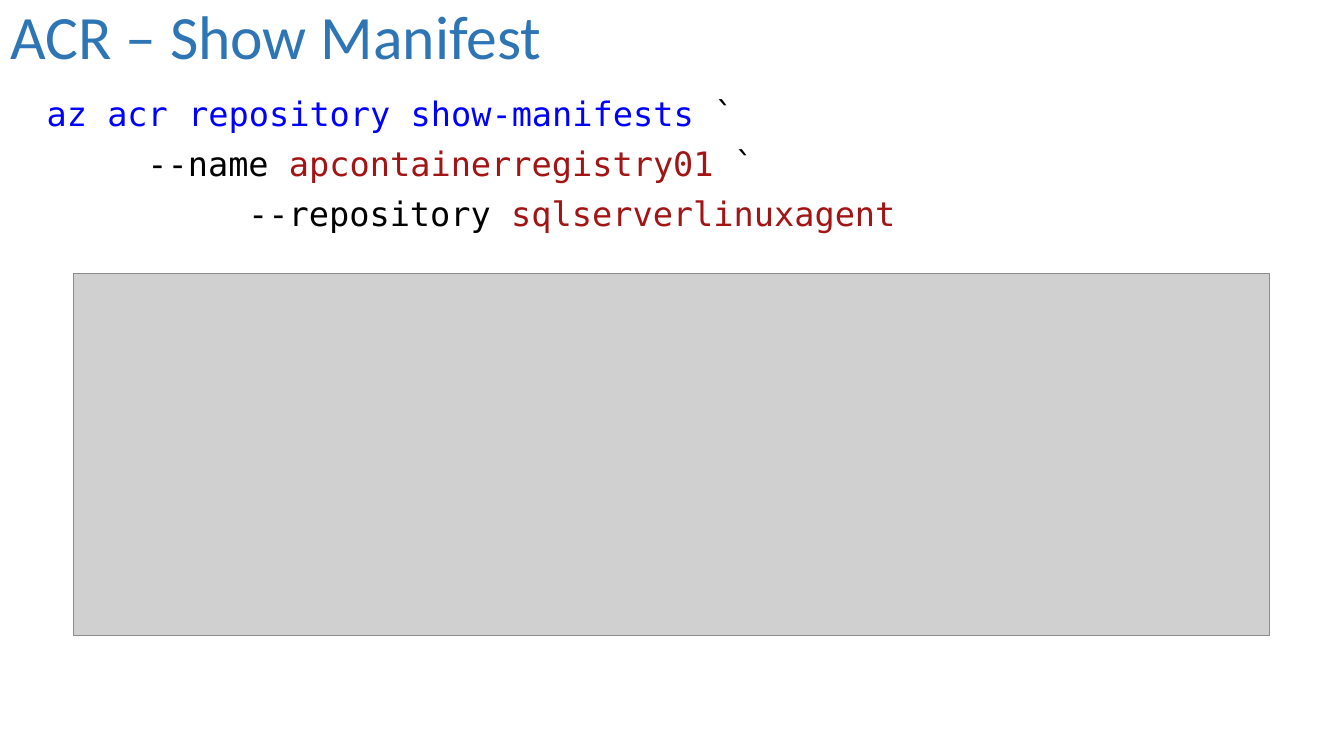
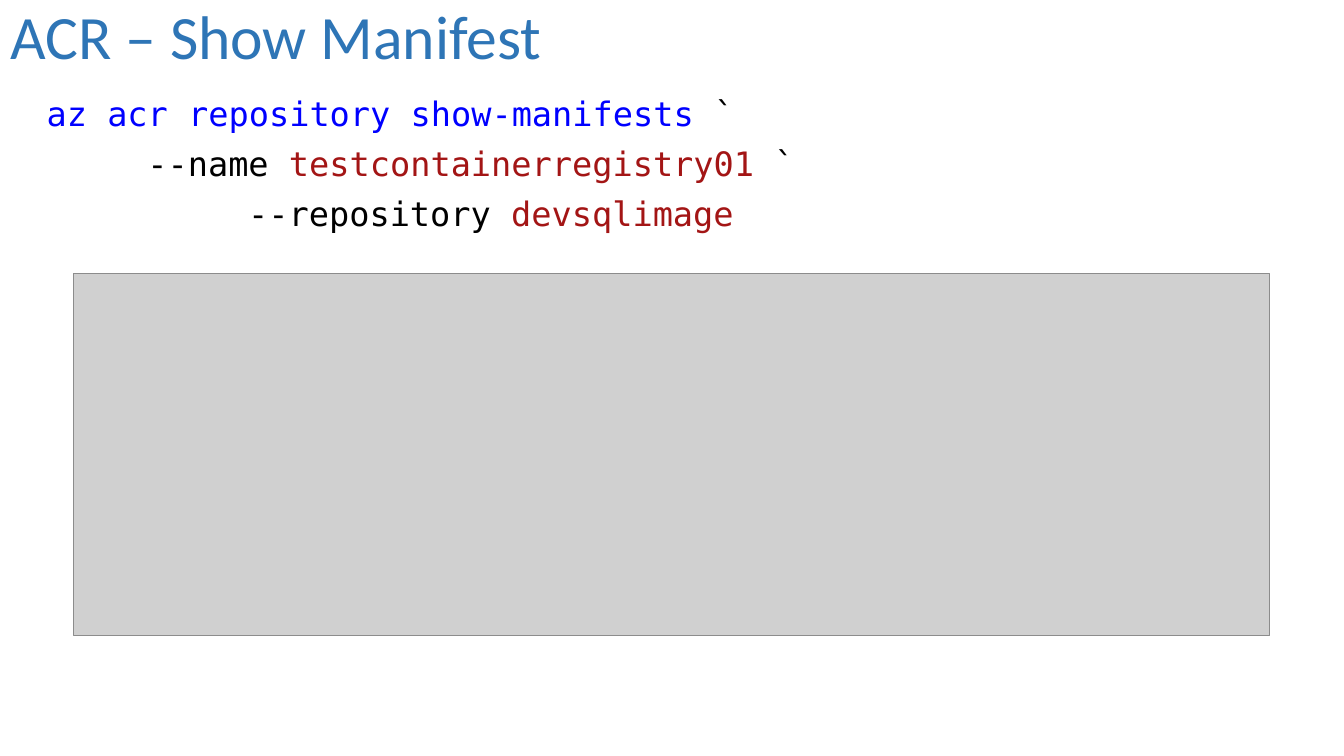
Before and after one commit to dbafromthecold/ContainersInTheCloud, a slide deck: slide 26 of ContainersInTheCloud.pptx. Drawn at 1344x756 pixels with LibreOffice and Linux fonts; fonts in the diff are those of the drawing; grey boxes stand for pictures; background and template pictures are left out. Boxes give left, top, right and bottom in pixels: in the first picture for what was removed or moved away, otherwise in the second. Text is boxed around its words. In the diff, an @@ line names an element or a change of style, - is before the commit and + after.

```diff
--- a/ContainersInTheCloud.pptx
+++ b/ContainersInTheCloud.pptx
@@ text at [147, 150, 754, 234]: text changed @@
---name apcontainerregistry01 `
---repository sqlserverlinuxagent
+--name testcontainerregistry01 `
+--repository devsqlimage
```
Also in this commit, not shown: 4 other slides changed.
